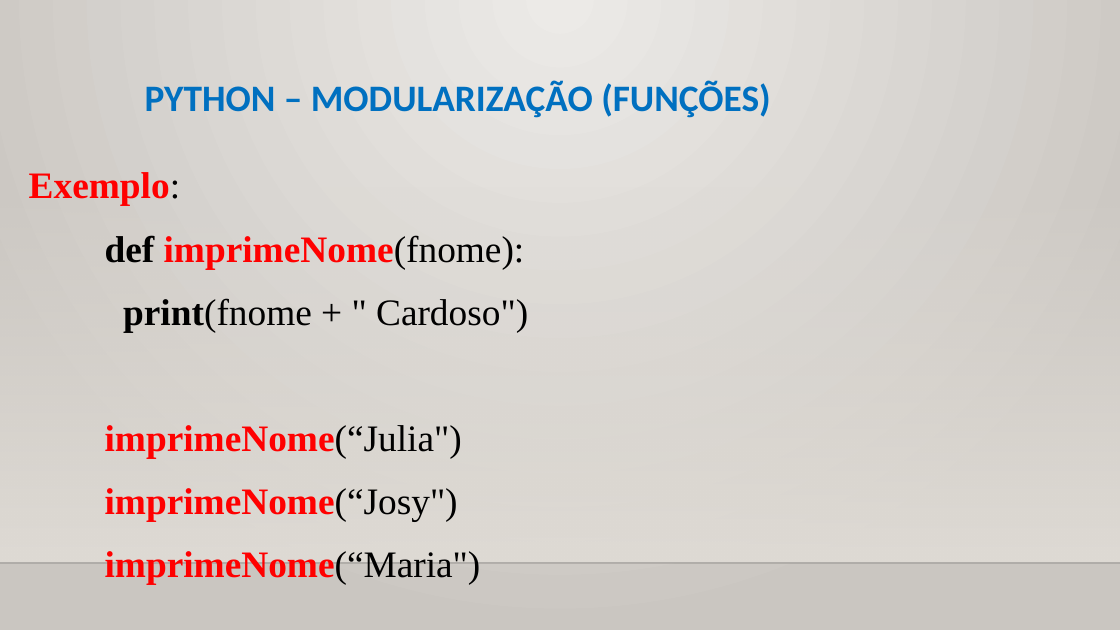
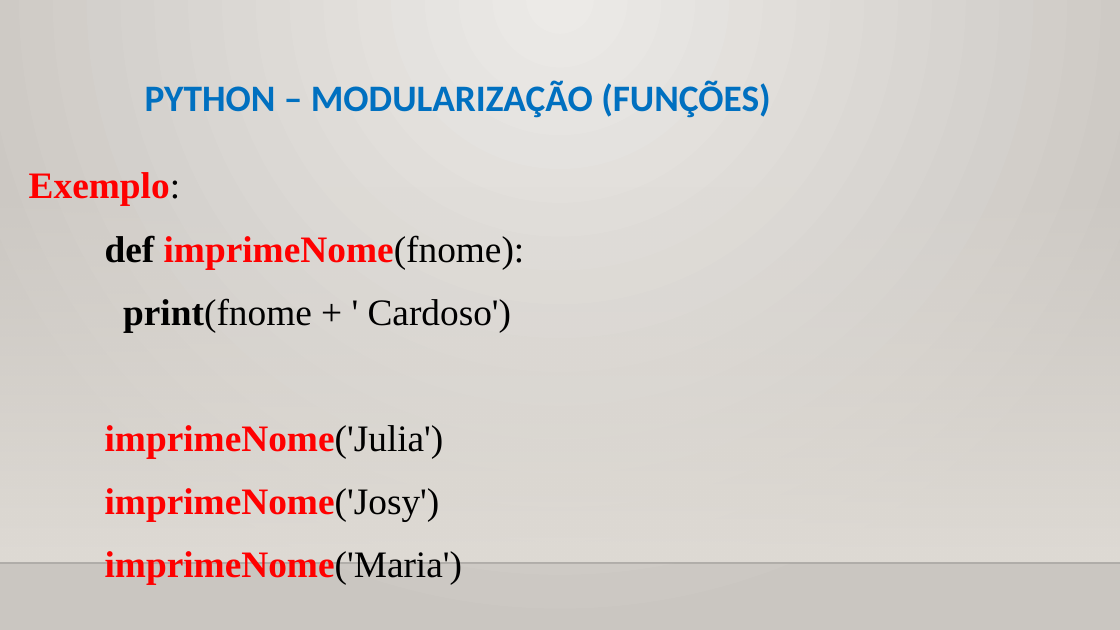
Before and after one commit to CloudEducationBrazil/WydenPythonParadigmas, a slide deck: slide 6 of 01 Classes/Aula 08 Programação Python - Modularização Funções.pptx. Drawn at 1120x630 pixels with LibreOffice and Linux fonts; fonts in the diff are those of the drawing; background and template pictures are left out. Boxes give left, top, right and bottom in pixels: in the first picture for what was removed or moved away, otherwise in the second. Text is boxed around its words. In the diff, an @@ line names an element or a change of style, - is before the commit and + after.

Commit message:
Aula Python Paradigmas 09Set2025 ...

```diff
--- a/01 Classes/Aula 08 Programação Python - Modularização Funções.pptx
+++ b/01 Classes/Aula 08 Programação Python - Modularização Funções.pptx
@@ text at box(105, 298, 512, 584): text changed @@
-  print(fnome + " Cardoso")
-  imprimeNome(“Julia")
-  imprimeNome(“Josy")
-  imprimeNome(“Maria")
+  print(fnome + ' Cardoso')
+  imprimeNome('Julia')
+  imprimeNome('Josy')
+  imprimeNome('Maria')
```
Also in this commit, not shown: 10 other slides changed, 3 other files.
